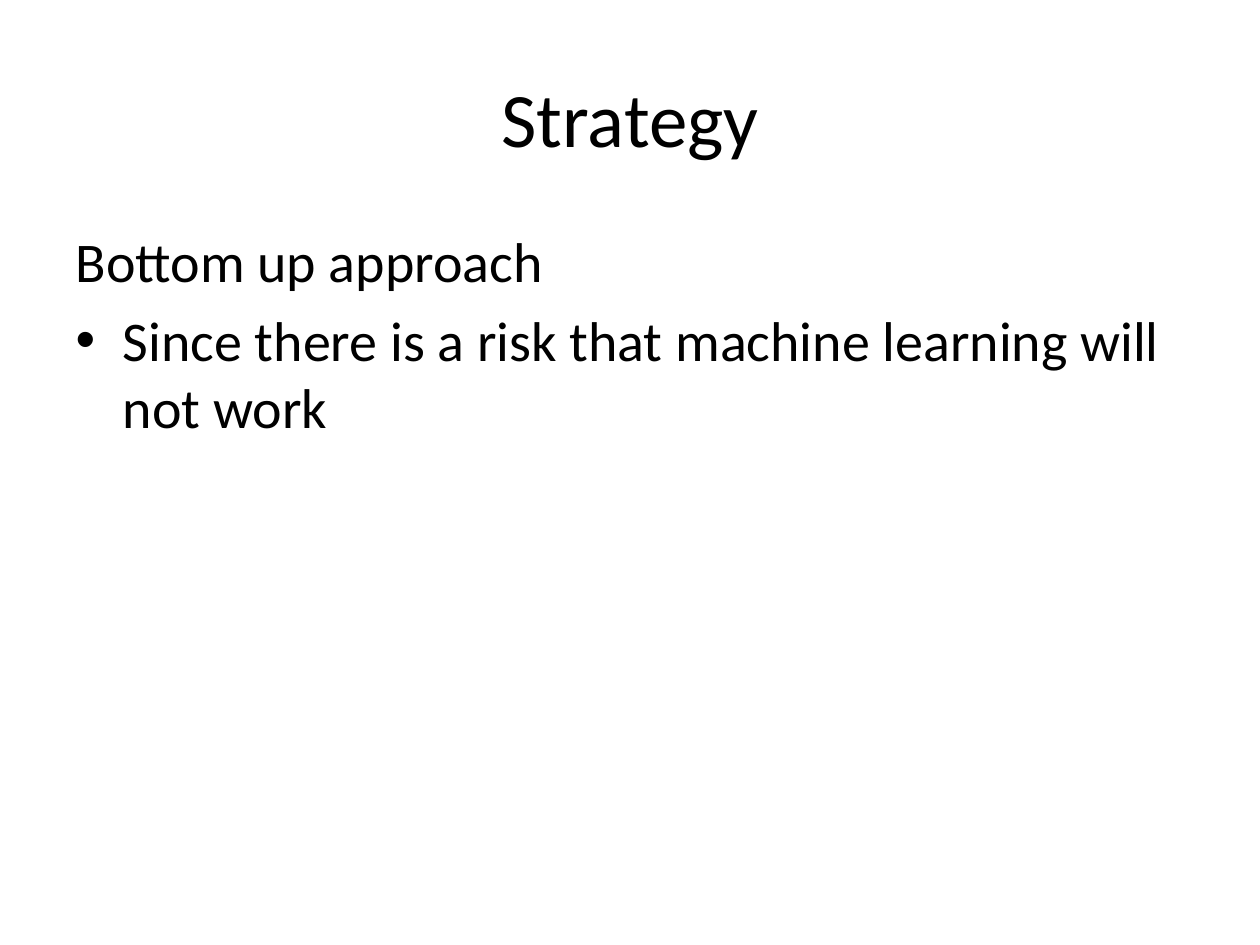
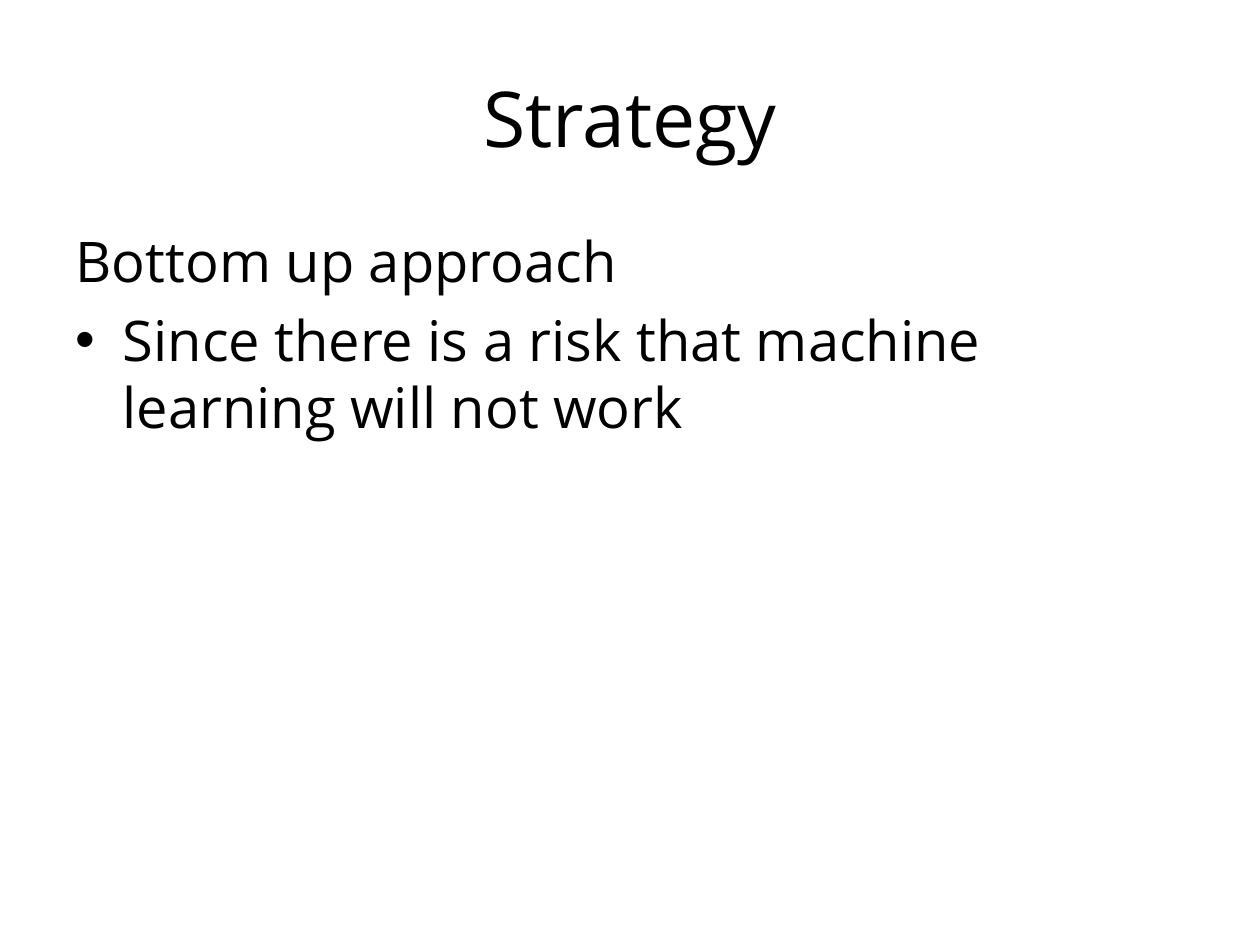
Before and after one commit to ISISScientificComputing/ml-peak-finding, a slide deck: slide 12 of documents/presentations/machine_learning_at_ISIS.pptx. Drawn at 1260x945 pixels with LibreOffice and Linux fonts; fonts in the diff are those of the drawing; background and template pictures are left out. Boxes give left, top, right and bottom in pixels: in the first picture for what was removed or moved away, otherwise in the second. Text is boxed around its words. In the diff, an @@ line names an element or a change of style, - is before the commit and + after.

```diff
--- a/documents/presentations/machine_learning_at_ISIS.pptx
+++ b/documents/presentations/machine_learning_at_ISIS.pptx
@@ title "Strategy" at (483,91,776,166): font Calibri to Open Sans @@
@@ text "Bottom up approach" at (76,239,980,442): font Calibri to Open Sans @@
```
Also in this commit, not shown: 12 other slides changed.
